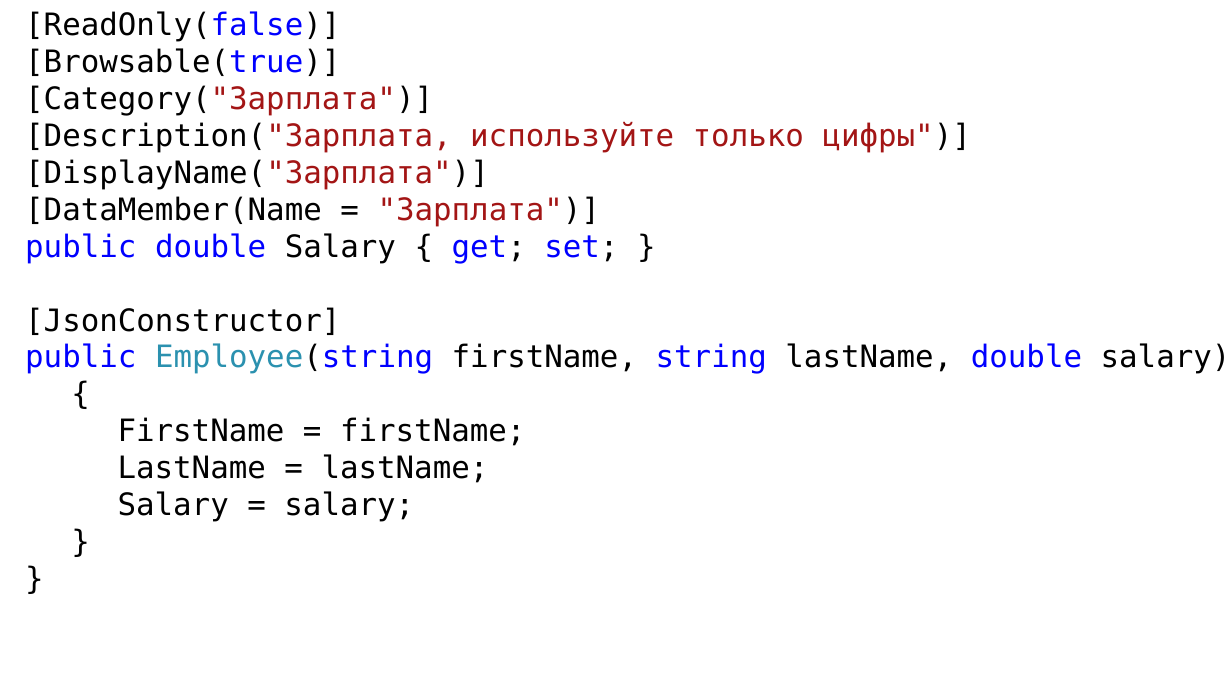
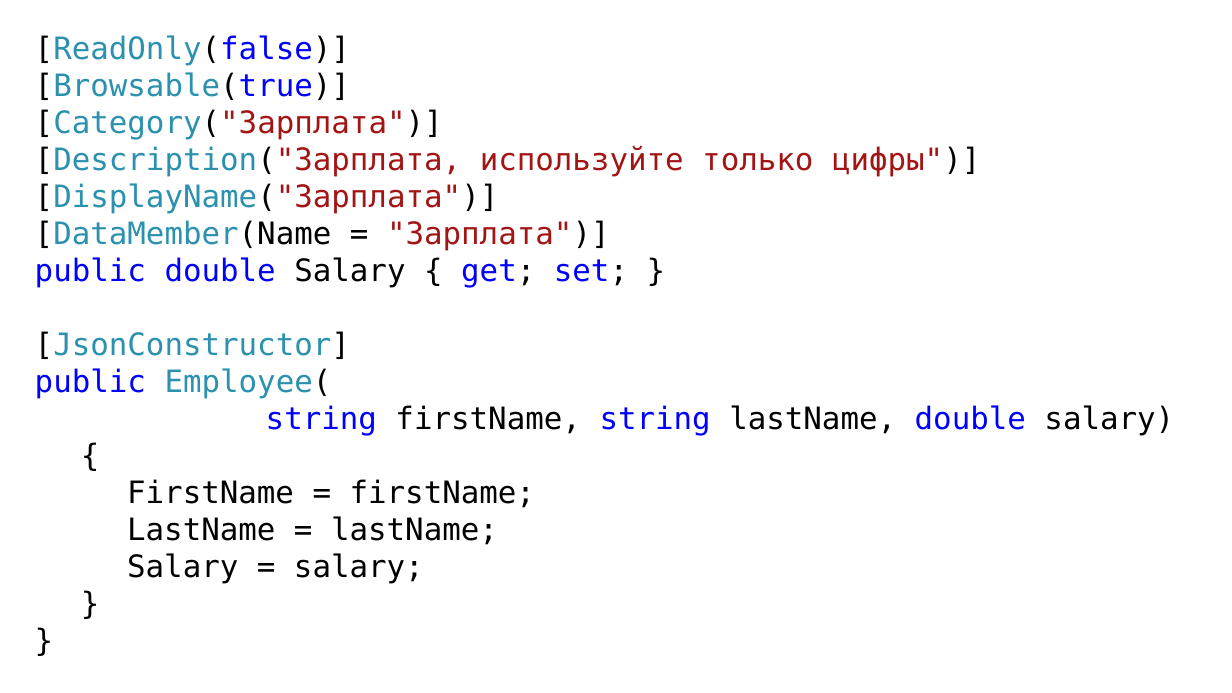
Before and after one commit to DaniilKlyukin/ITiP-2, a slide deck: slide 29 of Лекции/ИТиП 2 лек 7.pptx (slide 19 before the commit). Drawn at 1232x693 pixels with LibreOffice and Linux fonts; fonts in the diff are those of the drawing. Boxes give left, top, right and bottom in pixels: in the first picture for what was removed or moved away, otherwise in the second. Text is boxed around its words. In the diff, an @@ line names an element or a change of style, - is before the commit and + after.

```diff
--- a/Лекции/ИТиП 2 лек 7.pptx
+++ b/Лекции/ИТиП 2 лек 7.pptx
@@ text "[ReadOnly(false)]": place and size @@
-text "[ReadOnly(false)]" at [25, 11, 1231, 522]
+text "[ReadOnly(false)]" at [35, 35, 1174, 584]
@@ text at [35, 35, 980, 359]: text colour #000000 to #2B91AF in "[ReadOnly(false)]", "[Browsable(true)]", "[Category("Зарплата")]", "[Description("Зарплата," and 3 more places @@
@@ text at [35, 368, 1174, 436]: text changed @@
-public Employee(string firstName, string lastName, double salary)
+public Employee(
+string firstName, string lastName, double salary)
```
Also in this commit, not shown: 16 other slides changed, 10 slides added, 8 other files.
